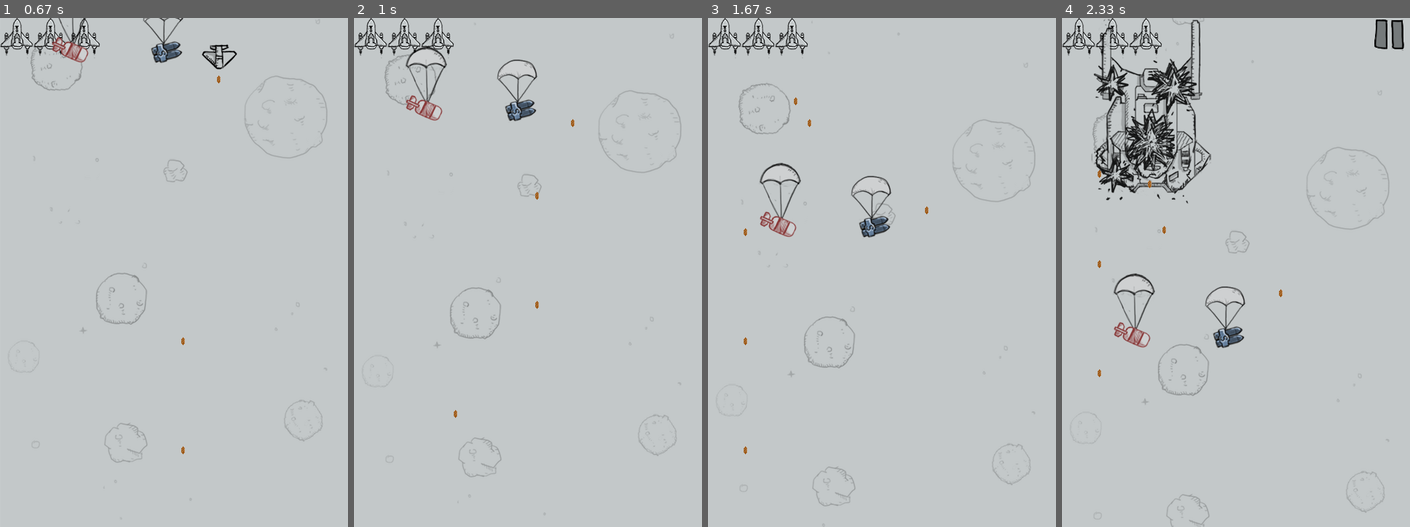
Above: before the commit, frames 1-4 (left to right).
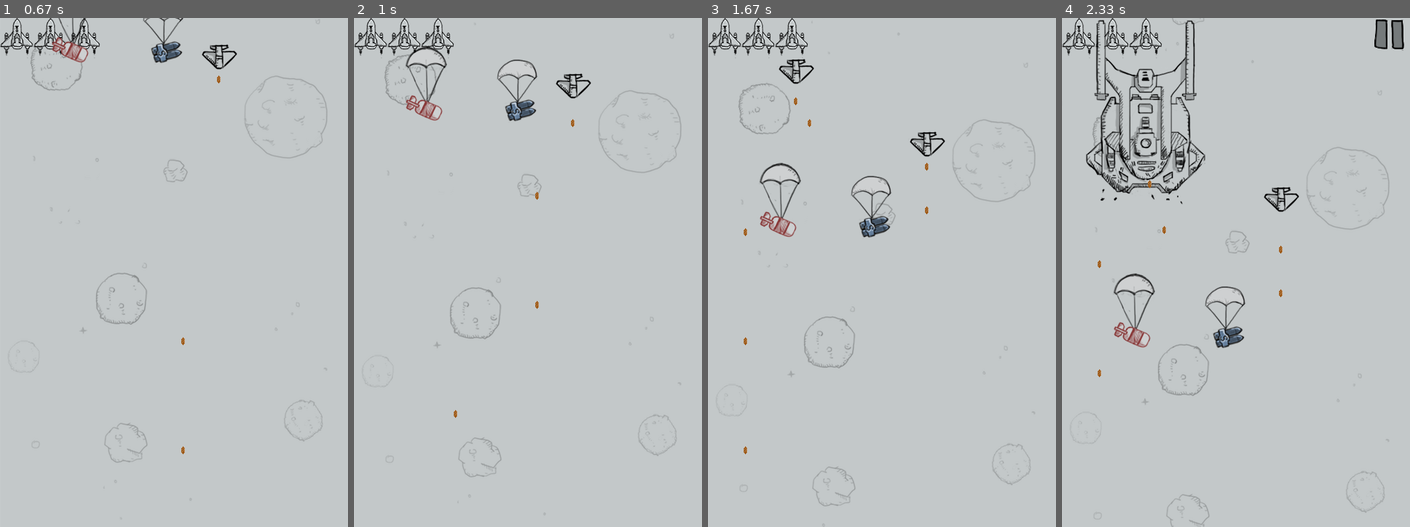
Above: after the commit, the same moments.

Repository: congweiH/AircraftWars-usePyGame
Game: pygame game, started from Main.py
The game is run twice, just before and just after one commit, with the same random seed, the same clock (stepped at 60 frames per second) and the same inputs.
Inputs:
- Up to frame 1 (0.67 s): click "play" at 0.38 s
- Up to frame 2 (1 s): hold X from 0.67 s (still down); hold Left from 0.67 s (still down)
- Up to frame 3 (1.67 s): release X at 1.2 s; release Left at 1.2 s; hold Left from 1.23 s (still down); tap X at 1.3, 1.6 s
- Up to frame 4 (2.33 s): release Left at 1.77 s; hold Down 1.8-2.1 s; tap X at 1.87, 2.2 s; hold Left from 2.13 s (still down); tap Space at 2.28 s

Frame 1 is identical in both runs. In frame 2, 0.2% of the frame differs, in the area x 57-69%, y 10-16%; in frame 3, 0.4%; in frame 4, 5.9%, in the area x 6-69%, y 0-47%.

Commit message:
提交报告

Diff:
--- a/Main.py
+++ b/Main.py
@@ -58,7 +58,7 @@
     def run(self):
         """实现主要逻辑"""
         while True:
-
+            # 显示封面
             Cover().run()
 
             while self.starting:
@@ -298,7 +298,7 @@
                                             pygame.display.update()
                                 pygame.display.update()
                     pygame.display.update()
-            if event.type == KEYDOWN and event.key == K_x:
+            if event.type == KEYDOWN and event.key == K_x and self.player.bomb>0:
                 self.make_bomb()
 
     def restart(self):
